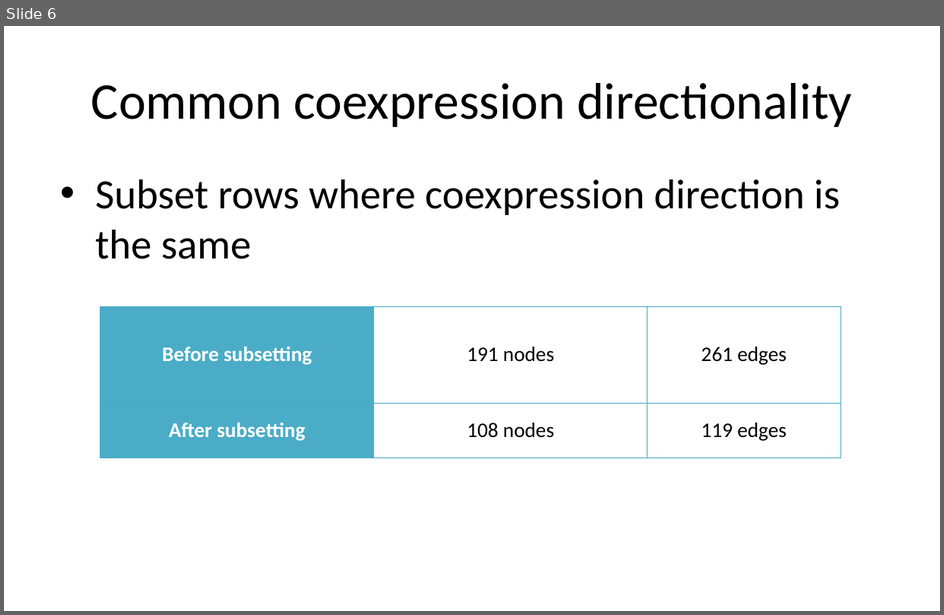
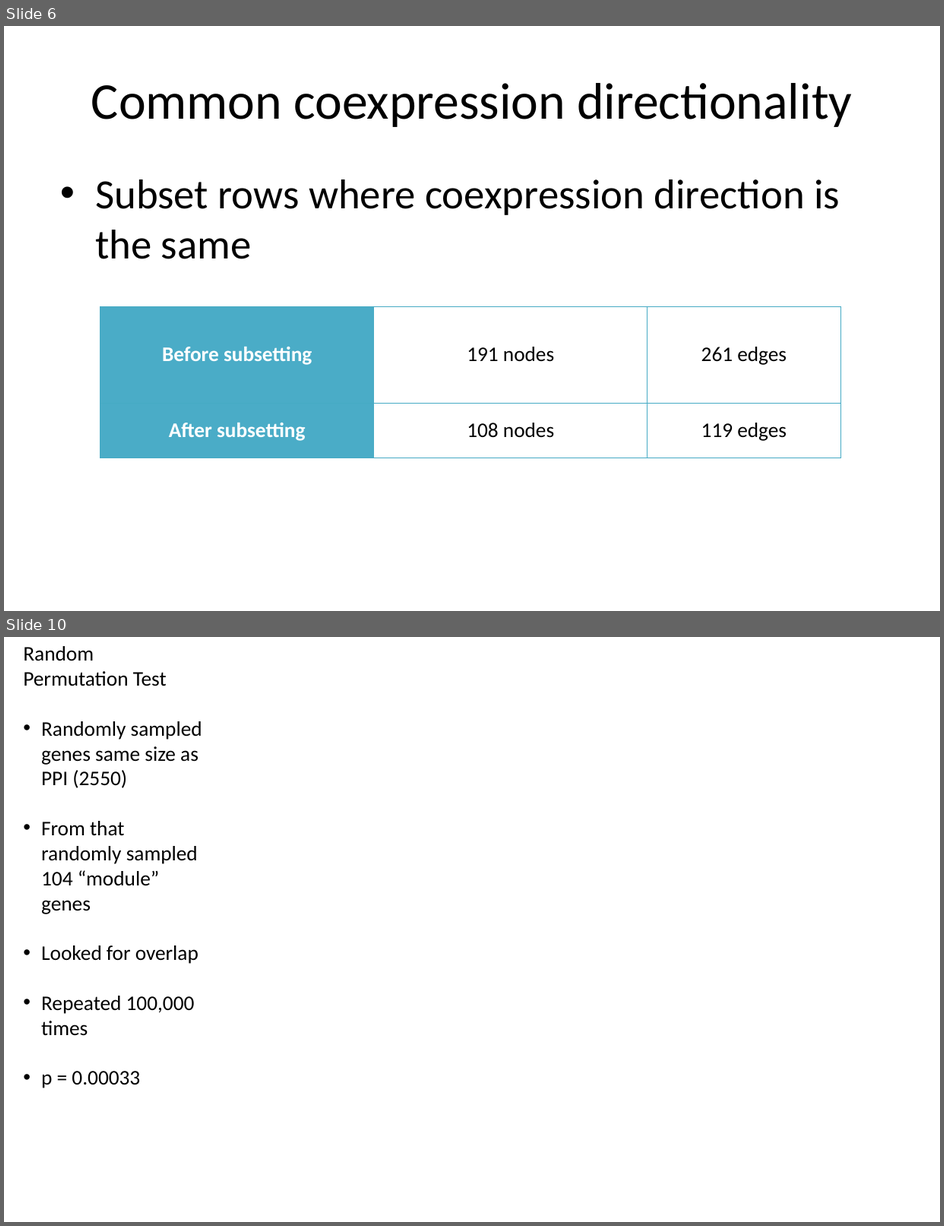
Before and after one commit to AnalytiClaire/TDP-43_Code, a slide deck: Results/PPI_Network/Coexpression/PPICoexpressionResults.pptx. Shown one above the other, each under a label of ours: slide 6 before the commit, slides 6 and 10 after it; the slides between them are not shown. The pictures are 944x615 and 944x1226 pixels, drawn with LibreOffice and Linux fonts; fonts in the diff are those of the drawing; background and template pictures are left out. Boxes give left, top, right and bottom in pixels: in the first picture for what was removed or moved away, otherwise in the second. Text is boxed around its words. In the diff, an @@ line names an element or a change of style, - is before the commit and + after.

```diff
--- a/Results/PPI_Network/Coexpression/PPICoexpressionResults.pptx
+++ b/Results/PPI_Network/Coexpression/PPICoexpressionResults.pptx
@@ slide 10 added at box(4, 637, 940, 1222), background picture (left out) @@
@@ text added at box(23, 646, 202, 1088), 16 pt, text #000000 @@
+Random Permutation Test
+• Randomly sampled genes same size as PPI (2550)
+• From that randomly sampled 104 “module” genes
+• Looked for overlap
+• Repeated 100,000 times
+• p = 0.00033
```
Also in this commit, not shown: 2 slides changed, 2 other slides added, 9 other files.
